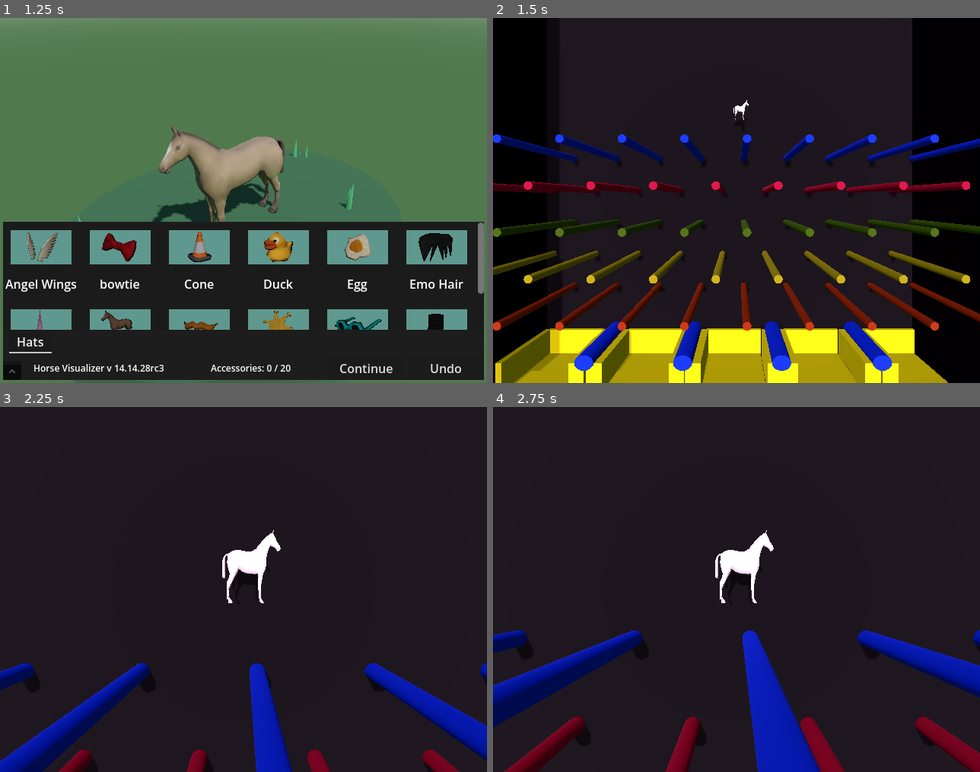
Above: before the commit, frames 1-4 (two rows, left to right).
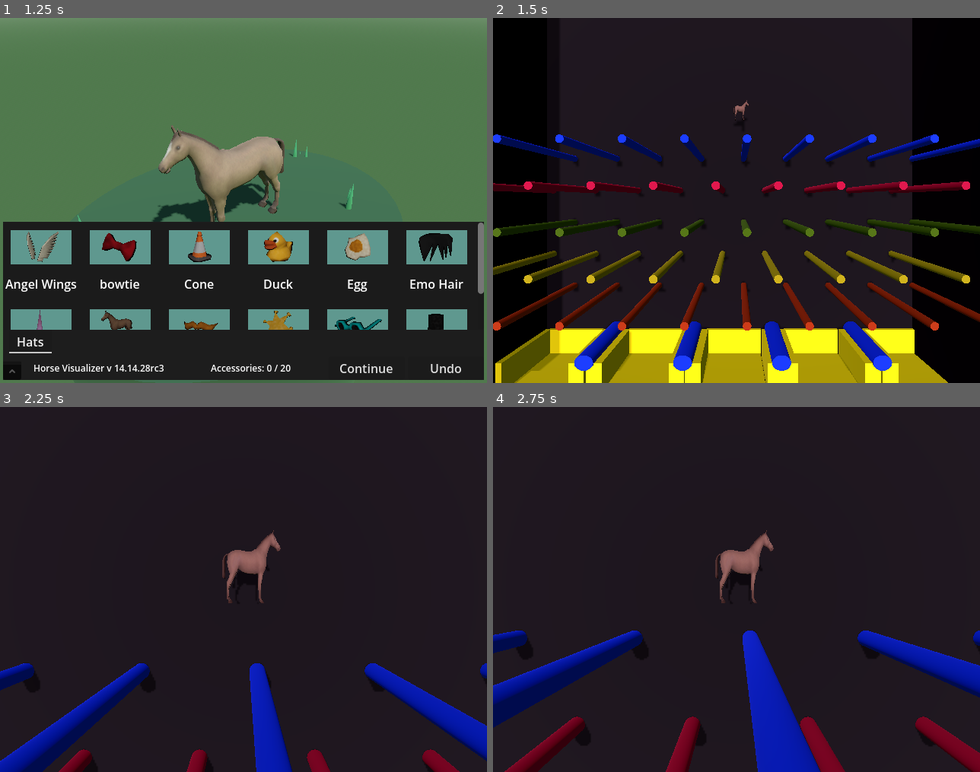
Above: after the commit, the same moments.

Repository: lukewhitingdev/gamejam-Bradys-Day-Out
Game: Godot game, scene res://Maps/MainMenuMap.tscn
The game is run twice, just before and just after one commit, with the same random seed, the same clock (stepped at 60 frames per second) and the same inputs. The engine's default icon, where the game draws it, is replaced by a stand-in: a white triangle on a blue panel in a dark square.
Inputs (mouse positions are in pixels of both pictures, inside the frame that each line leads up to):
- Up to frame 1 (1.25 s): click "Play" at 0.5 s
- Up to frame 2 (1.5 s): click "Continue" at 1.25 s
- Up to frame 3 (2.25 s): tap Enter at 2 s; move the mouse to (350, 571) at 2.02 s; press the mouse at (350, 571) at 2.03 s; hold D (move_right) from 2.03 s (still down)
- Up to frame 4 (2.75 s): keep holding D (move_right)

Frame 1 is identical in both runs. In frame 2, less than 0.1% of the frame differs, in the area x 49-53%, y 22-29%; in frame 3, 0.8%, in the area x 45-58%, y 33-54%; in frame 4, 0.8%.

Commit message:
Fix plinko and paper toss not having mat

Diff:
--- a/app/chopchop/GameObjects/PaperTossHorse.tscn
+++ b/app/chopchop/GameObjects/PaperTossHorse.tscn
@@ -1,7 +1,7 @@
 [gd_scene format=3 uid="uid://bfvpc7bvnn5g4"]
 
 [ext_resource type="Script" uid="uid://et2a6aigsvui" path="res://GameObjects/paper_toss_horse.gd" id="1_verj2"]
-[ext_resource type="PackedScene" uid="uid://h8ih6btjqpfd" path="res://Models/horse.fbx" id="2_4axhr"]
+[ext_resource type="PackedScene" uid="uid://cd4aro7ntpyh4" path="res://Models/Basic_horse.tscn" id="2_4axhr"]
 [ext_resource type="Script" uid="uid://c6cds0b3r0r87" path="res://GameObjects/player_horse_mesh_collection.gd" id="3_4axhr"]
 
 [sub_resource type="SphereShape3D" id="SphereShape3D_xcrvh"]
@@ -10,8 +10,8 @@
 can_sleep = false
 script = ExtResource("1_verj2")
 
-[node name="horse" parent="." unique_id=546345079 instance=ExtResource("2_4axhr")]
-transform = Transform3D(-4.374508e-07, 0, 5.8426156, 0, 8.407569, 0, -10.007709, 0, -2.5538887e-07, 0.018257678, 0.25260353, -0.07150924)
+[node name="horse2" parent="." unique_id=1785070167 instance=ExtResource("2_4axhr")]
+transform = Transform3D(-4.3745078e-07, 0, 5.842615, 0, 8.407568, 0, -10.007708, 0, -2.5538887e-07, 0.018257678, 0.25260353, -0.07150924)
 script = ExtResource("3_4axhr")
 
 [node name="CollisionShape3D" type="CollisionShape3D" parent="." unique_id=1725602663]
--- a/app/chopchop/GameObjects/PlinkoHorse.tscn
+++ b/app/chopchop/GameObjects/PlinkoHorse.tscn
@@ -1,7 +1,7 @@
 [gd_scene format=3 uid="uid://d0encbuxgii3l"]
 
 [ext_resource type="Script" uid="uid://d4c3xiy0tv1vv" path="res://GameObjects/plinko_horse.gd" id="1_hx2us"]
-[ext_resource type="PackedScene" uid="uid://h8ih6btjqpfd" path="res://Models/horse.fbx" id="2_8qvu0"]
+[ext_resource type="PackedScene" uid="uid://cd4aro7ntpyh4" path="res://Models/Basic_horse.tscn" id="2_udwmk"]
 [ext_resource type="Script" uid="uid://c6cds0b3r0r87" path="res://GameObjects/player_horse_mesh_collection.gd" id="3_udwmk"]
 
 [sub_resource type="SphereShape3D" id="SphereShape3D_xcrvh"]
@@ -10,7 +10,7 @@
 can_sleep = false
 script = ExtResource("1_hx2us")
 
-[node name="horse" parent="." unique_id=546345079 instance=ExtResource("2_8qvu0")]
+[node name="horse2" parent="." unique_id=1785070167 instance=ExtResource("2_udwmk")]
 transform = Transform3D(-4.3745078e-07, 0, 5.842615, 0, 8.407568, 0, -10.007708, 0, -2.5538887e-07, 0.018257678, 0.25260353, -0.07150924)
 script = ExtResource("3_udwmk")
 
--- /dev/null
+++ b/app/chopchop/Models/Basic_horse.tscn
@@ -0,0 +1,9 @@
+[gd_scene format=3 uid="uid://cd4aro7ntpyh4"]
+
+[ext_resource type="PackedScene" uid="uid://h8ih6btjqpfd" path="res://Models/horse.fbx" id="1_lpmrd"]
+[ext_resource type="Material" uid="uid://ccu0hmp6f6vcg" path="res://Materials/Horse/horsemat.tres" id="2_in0sj"]
+
+[node name="horse" unique_id=1785070167 instance=ExtResource("1_lpmrd")]
+
+[node name="pSphere1" parent="." index="0" unique_id=653161230]
+surface_material_override/0 = ExtResource("2_in0sj")
